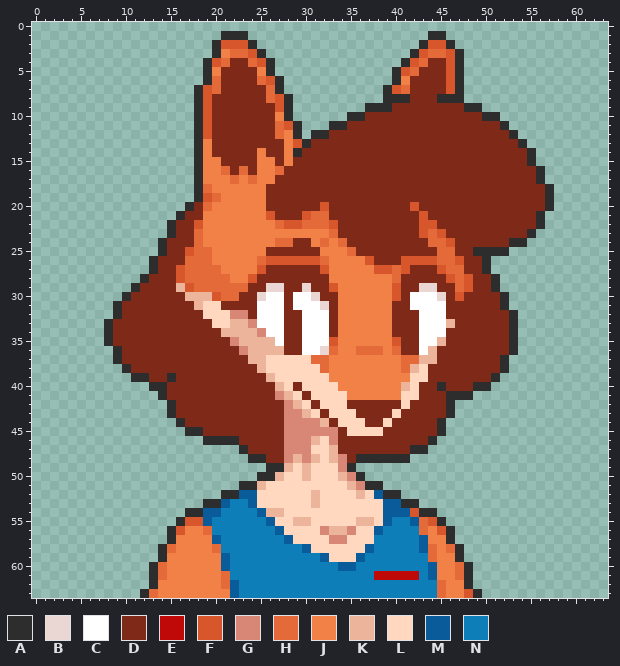
A pixel-art sprite gets an edit: p_fox_sister_minus_default.png. This is how it looked before the edit.
The file is 64x64 pixels.
Palette (. is transparent): A #2d2d2d  B #ead7d3  C #ffffff  D #7f2a19  E #bf0909  F #d8562b  G #d88777  H #e56a39  J #f28148  K #edb49c  L #ffd8bf  M #0a5b99  N #0d7eb7
Now the later version:
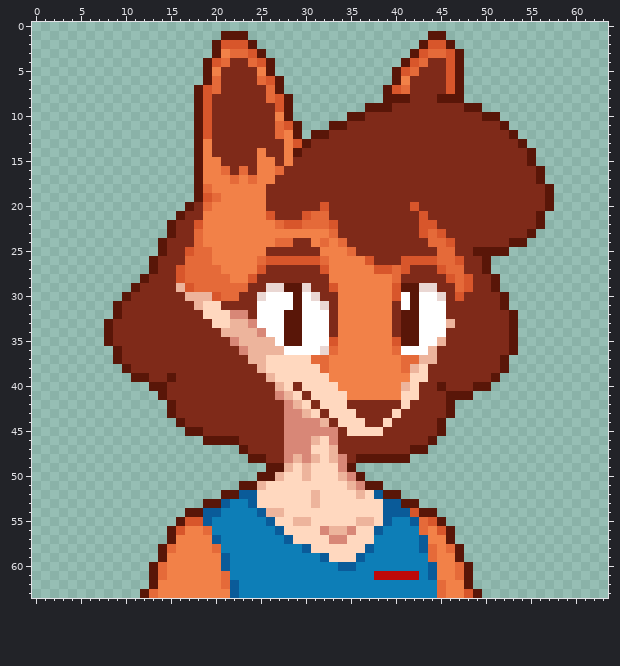
Diff:
@@ palette @@
-A #2d2d2d
+A #591608
@@ x 26..44 @@
 28 DDDDDDDJJJJJJJHDDDD
-29 BBDDBDDFJJJJJJFDDBB
-30 CCDCCBDDJJJJJJFDCCC
-31 CCDCCCBDJJJJJJDDCCC
-32 CCDDCCCDJJJJJJDDDCC
-33 CCDDCCCDJJJJJJDDDCC
-34 CCDDCCCDJJJJJJDDDCC
-35 KCDDCCCFJJJJJJFDDCC
-36 KKDDCCBHJJHHHJHDDCK
+29 BBAABDDFJJJJJJFAABB
+30 CCCACBDDJJJJJJFCACC
+31 CCCACCBDJJJJJJDCACC
+32 CCAACCCDJJJJJJDAACC
+33 CCAACCCDJJJJJJDAACC
+34 CCAACCCDJJJJJJDAACC
+35 KCAACCCFJJJJJJFAACC
+36 KKCCCCBHJJJJJJHCCCK
 37 LLLLLHHJJJJJJJJHHKK
